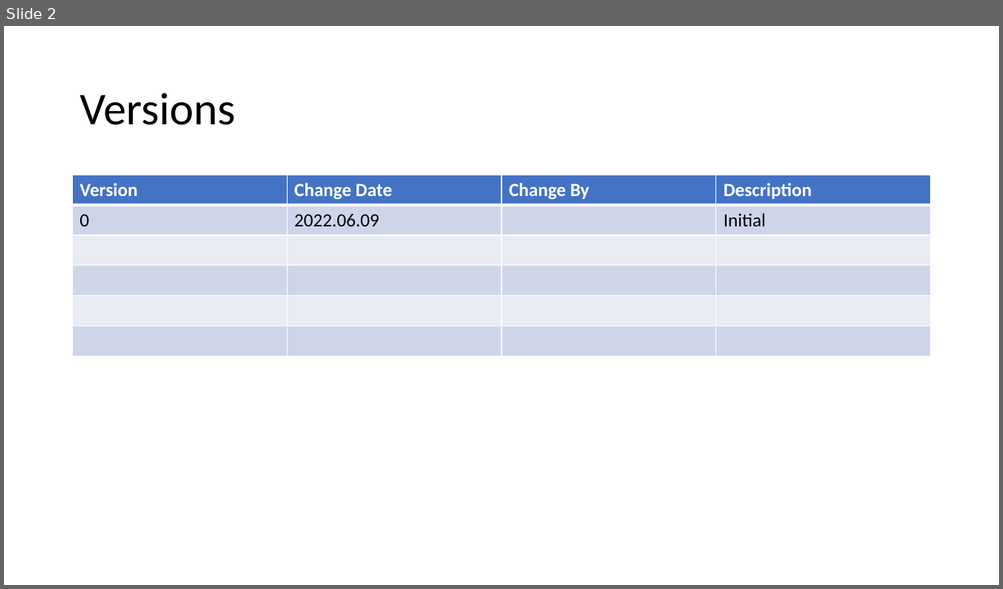
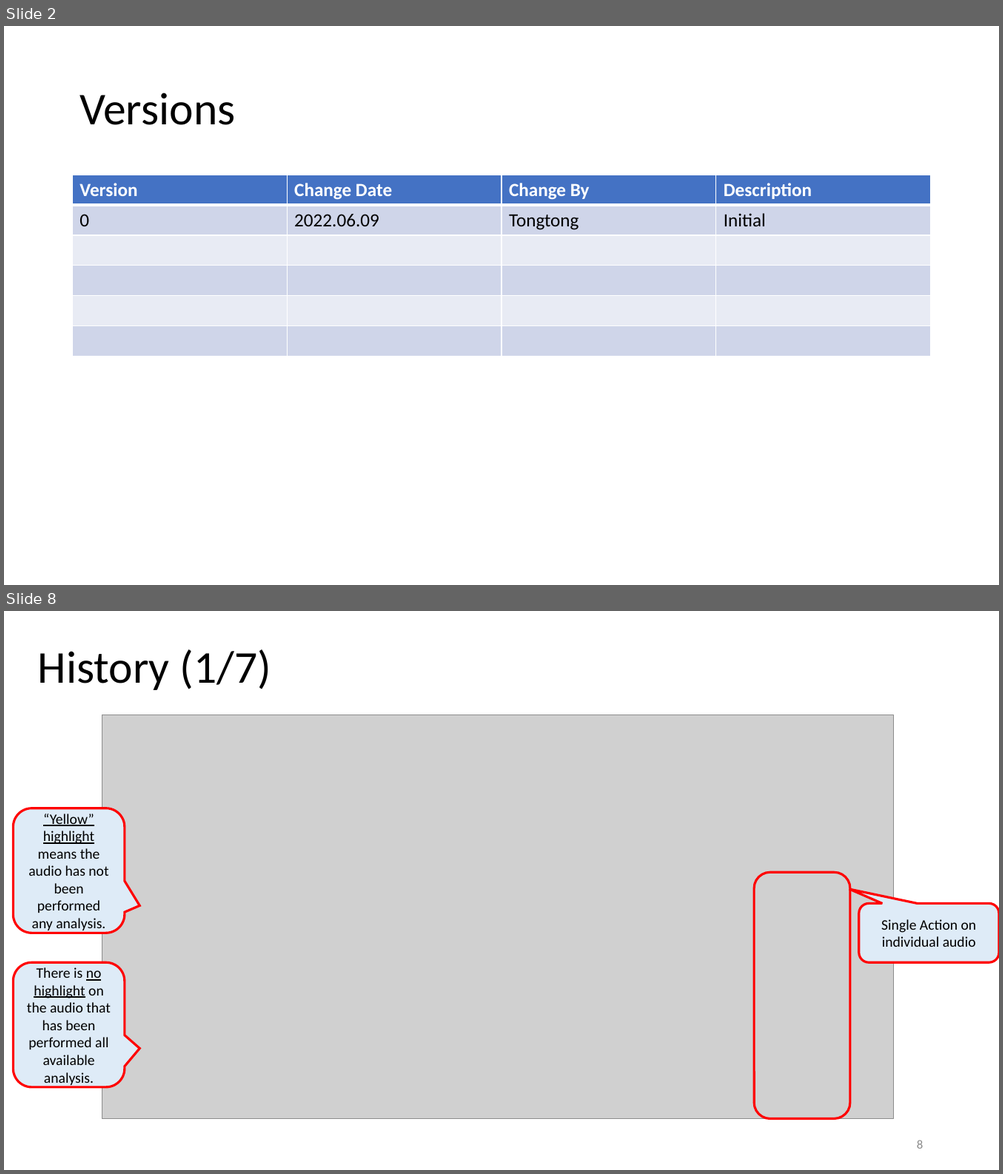
Before and after one commit to TeamworkNUS/uob_voice_to_text_proj, a slide deck: uob_website/analysis/utils/Voice_To_Text_Analysis_Web_UserGuide.pptx. Shown one above the other, each under a label of ours: slide 2 before the commit, slides 2 and 8 after it; the slides between them are not shown. The pictures are 1003x589 and 1003x1174 pixels, drawn with LibreOffice and Linux fonts; fonts in the diff are those of the drawing; grey boxes stand for pictures. Boxes give left, top, right and bottom in pixels: in the first picture for what was removed or moved away, otherwise in the second. Text is boxed around its words. In the diff, an @@ line names an element or a change of style, - is before the commit and + after.

```diff
--- a/uob_website/analysis/utils/Voice_To_Text_Analysis_Web_UserGuide.pptx
+++ b/uob_website/analysis/utils/Voice_To_Text_Analysis_Web_UserGuide.pptx
@@ slide 8 added at box(4, 611, 999, 1170), background #FFFFFF @@
@@ text added at box(38, 649, 271, 690), 44 pt, text #000000 @@
+History (1/7)
@@ picture added at box(102, 715, 893, 1119) @@
@@ rounded speech box added at box(13, 809, 124, 934), fill #DEEBF7, outline #FF0000 2.25 pt, 14 pt, text #000000 @@
+“Yellow” highlight means the audio has not been performed any analysis.
@@ rounded rectangle added at box(754, 873, 850, 1120), outline #FF0000 2.25 pt @@
@@ rounded speech box added at box(859, 903, 999, 963), fill #DEEBF7, outline #FF0000 2.25 pt, 14 pt, text #000000 @@
+Single Action on individual audio
@@ rounded speech box added at box(13, 963, 124, 1088), fill #DEEBF7, outline #FF0000 2.25 pt, 14 pt, text #000000 @@
+There is no highlight on the audio that has been performed all available analysis.
@@ page number added at box(916, 1140, 922, 1149), 12 pt, text #8C8C8C @@
+8
@@ slide 2 changed as well @@
@@ table at box(73, 175, 932, 357) @@
-row 2, column 3: 
+row 2, column 3: Tongtong
```
Also in this commit, not shown: 1 other slide changed, 15 other slides added, 4 other files.
